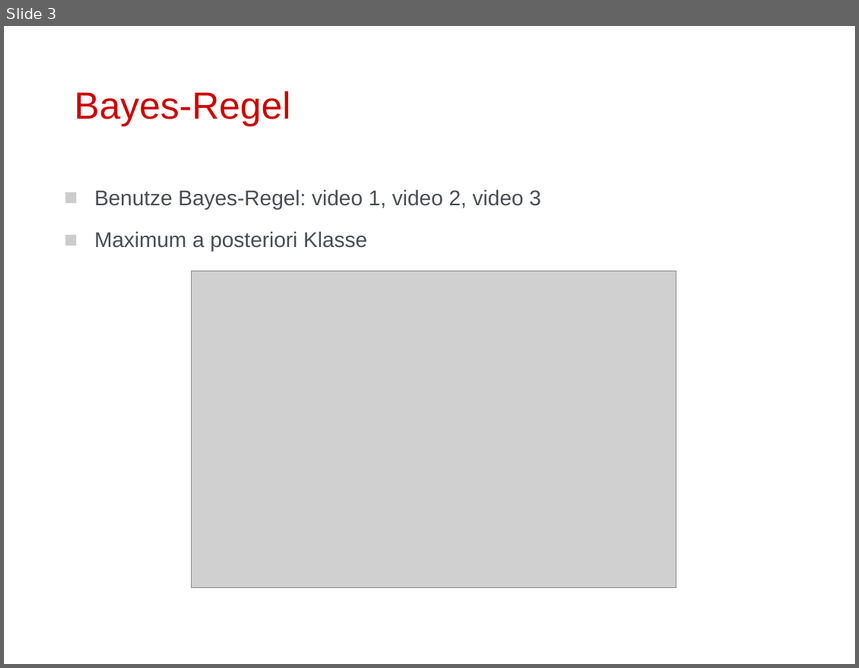
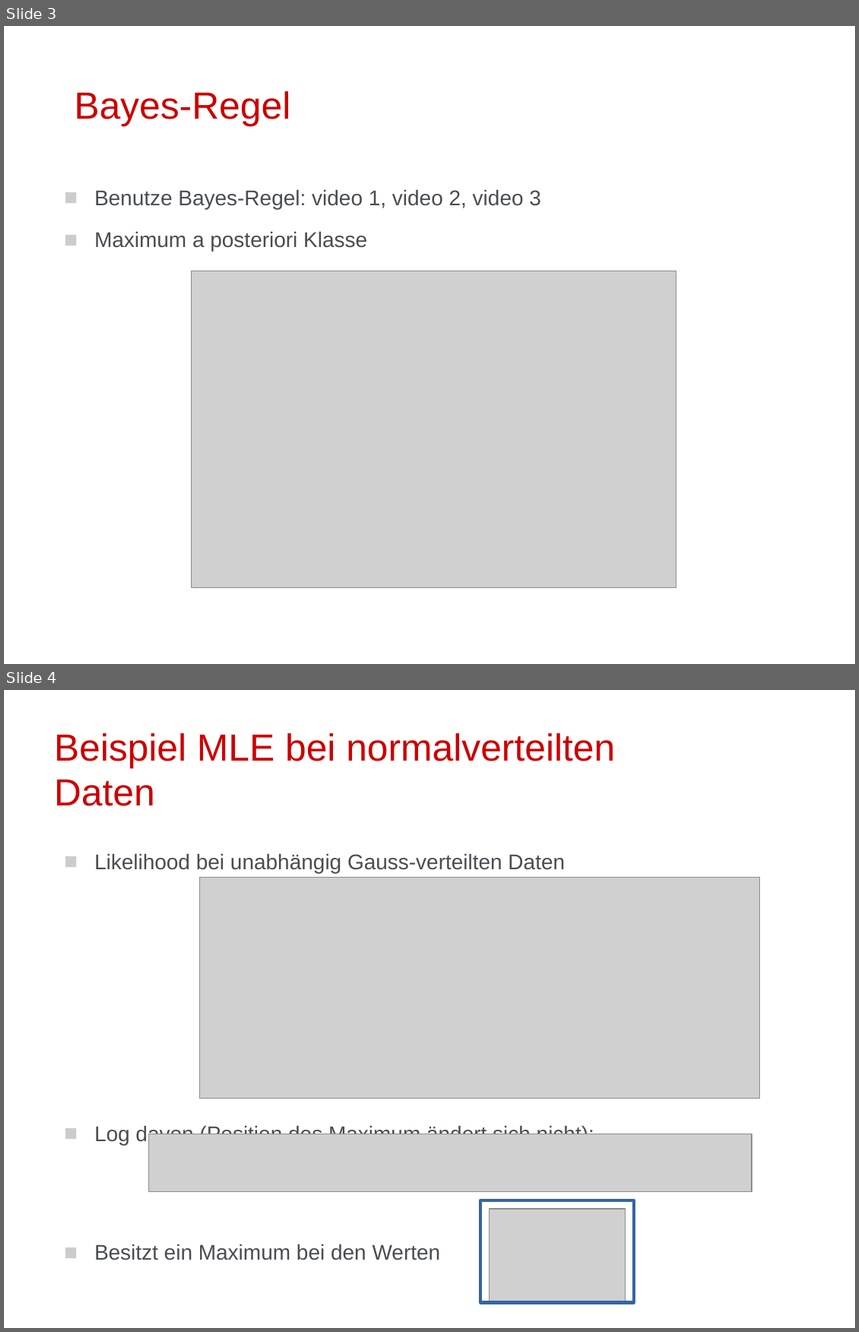
Before and after one commit to sipfli/cas_datenanalyse, a slide deck: PVA4/Folien/Textklassifikation_mit_Naive_Bayes.odp. Shown one above the other, each under a label of ours: slide 3 before the commit, slides 3 and 4 after it. The pictures are 859x668 and 859x1332 pixels, drawn with LibreOffice and Linux fonts; fonts in the diff are those of the drawing; grey boxes stand for pictures; background and template pictures are left out. Boxes give left, top, right and bottom in pixels: in the first picture for what was removed or moved away, otherwise in the second. Text is boxed around its words. In the diff, an @@ line names an element or a change of style, - is before the commit and + after.

```diff
--- a/PVA4/Folien/Textklassifikation_mit_Naive_Bayes.odp
+++ b/PVA4/Folien/Textklassifikation_mit_Naive_Bayes.odp
@@ slide 4 added at <box>4,690,855,1328</box>, background #FFFFFF @@
@@ title added at <box>54,733,615,806</box>, 32 pt, text #CC0000 @@
+Beispiel MLE bei normalverteilten Daten
@@ text added at <box>94,853,595,1261</box>, 18 pt, text #494C53 @@
+◼ Likelihood bei unabhängig Gauss-verteilten Daten
+◼ Log davon (Position des Maximum ändert sich nicht):
+◼ Besitzt ein Maximum bei den Werten
@@ picture added at <box>200,877,760,1099</box> @@
@@ picture added at <box>148,1135,751,1192</box> @@
@@ rectangle added at <box>481,1201,634,1303</box>, outline #3465A4 2.83 pt @@
@@ picture added at <box>489,1209,626,1303</box> @@
```
Also in this commit, not shown: 1 slide changed, 2 other slides added, 4 other files.
